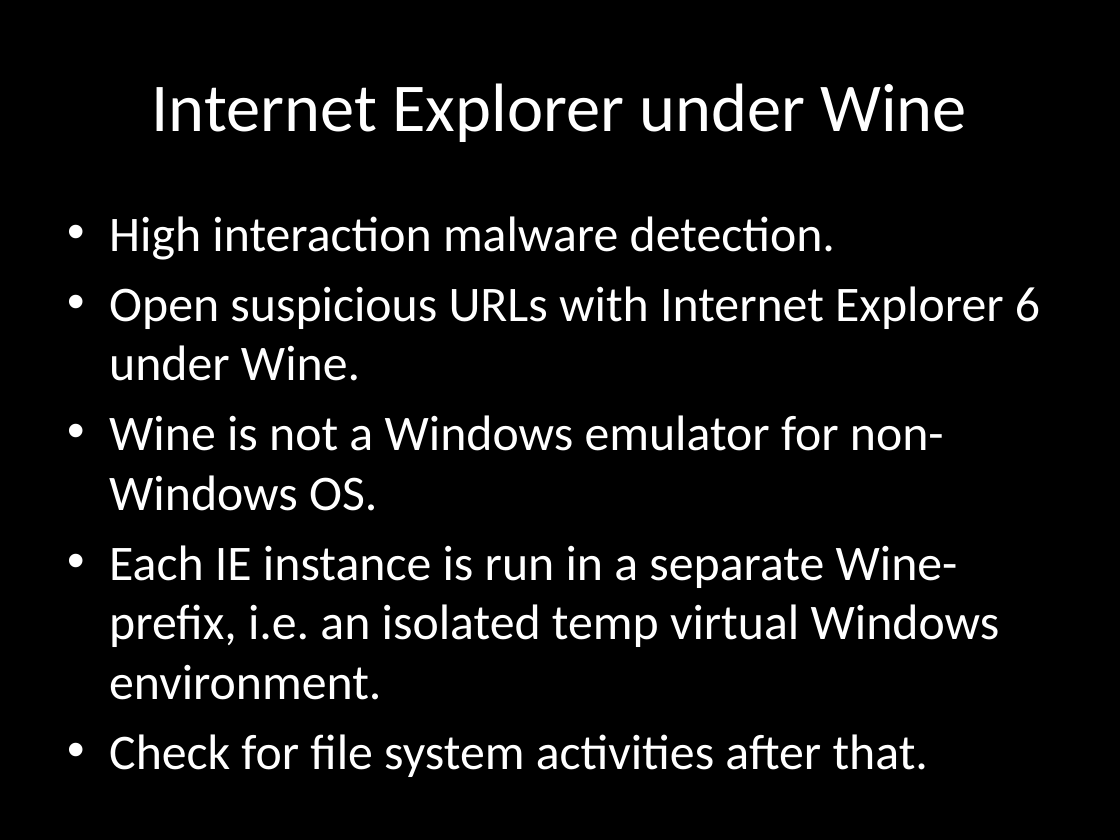
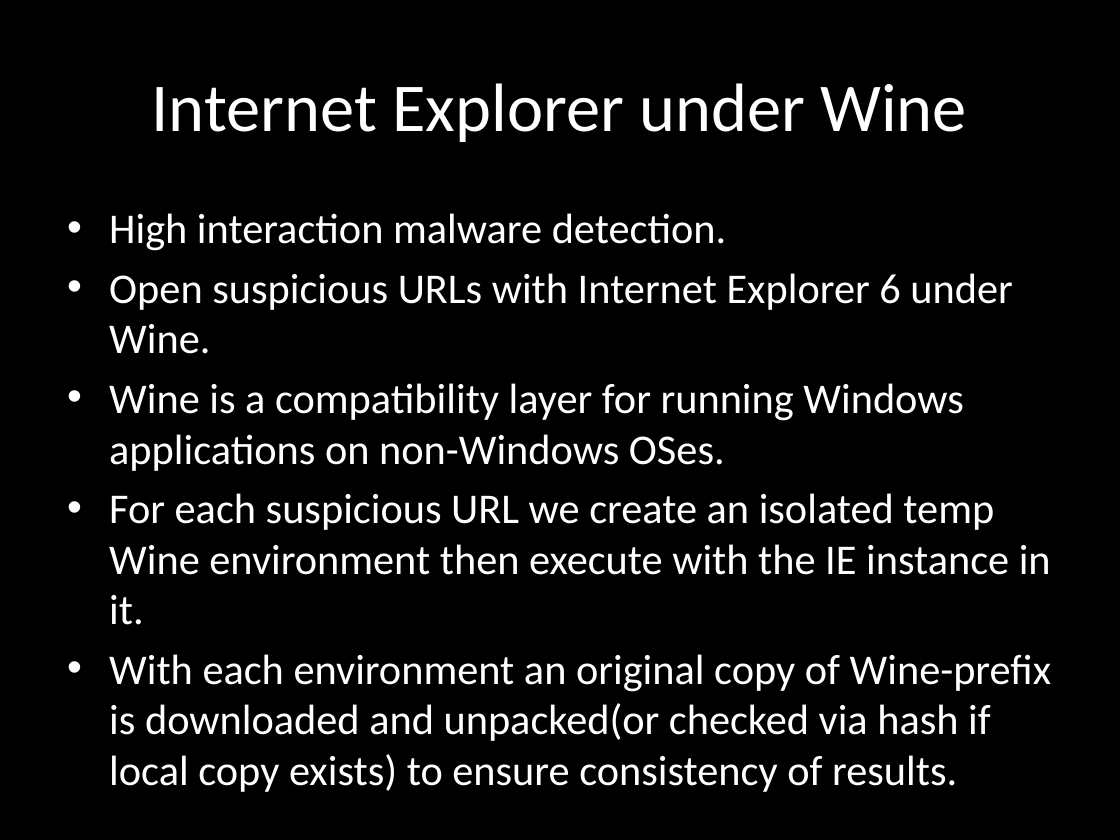
Before and after one commit to chrissorchard/malucrawl, a slide deck: slide 9 of doc/pres2/wk8-progress.pptx (slide 10 before the commit). Drawn at 1120x840 pixels with LibreOffice and Linux fonts; fonts in the diff are those of the drawing; background and template pictures are left out. Boxes give left, top, right and bottom in pixels: in the first picture for what was removed or moved away, otherwise in the second. Text is boxed around its words. In the diff, an @@ line names an element or a change of style, - is before the commit and + after.

```diff
--- a/doc/pres2/wk8-progress.pptx
+++ b/doc/pres2/wk8-progress.pptx
@@ text at (109,213,1012,354): size 32 to 27.2 pt in "High interaction malware detection.", "Open suspicious URLs with Internet Explorer 6 ..." @@
@@ text at (109,383,1051,792): text changed; size 32 to 27.2 pt @@
-• Wine is not a Windows emulator for non-Windows OS.
-• Each IE instance is run in a separate Wine-prefix, i.e. an isolated temp virtual Windows environment.
-• Check for file system activities after that.
+• Wine is a compatibility layer for running Windows applications on non-Windows OSes.
+• For each suspicious URL we create an isolated temp Wine environment then execute with the IE instance in it.
+• With each environment an original copy of Wine-prefix is downloaded and unpacked(or checked via hash if local copy exists) to ensure consistency of results.
```
Also in this commit, not shown: 1 other slide changed, 1 slide added, 2 slides removed.
